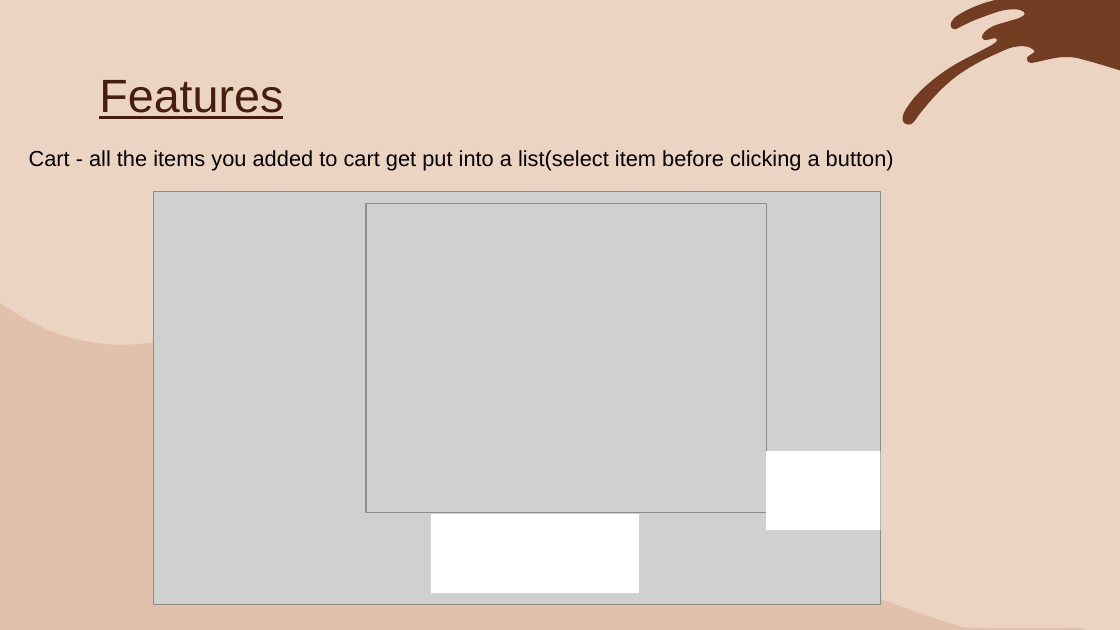
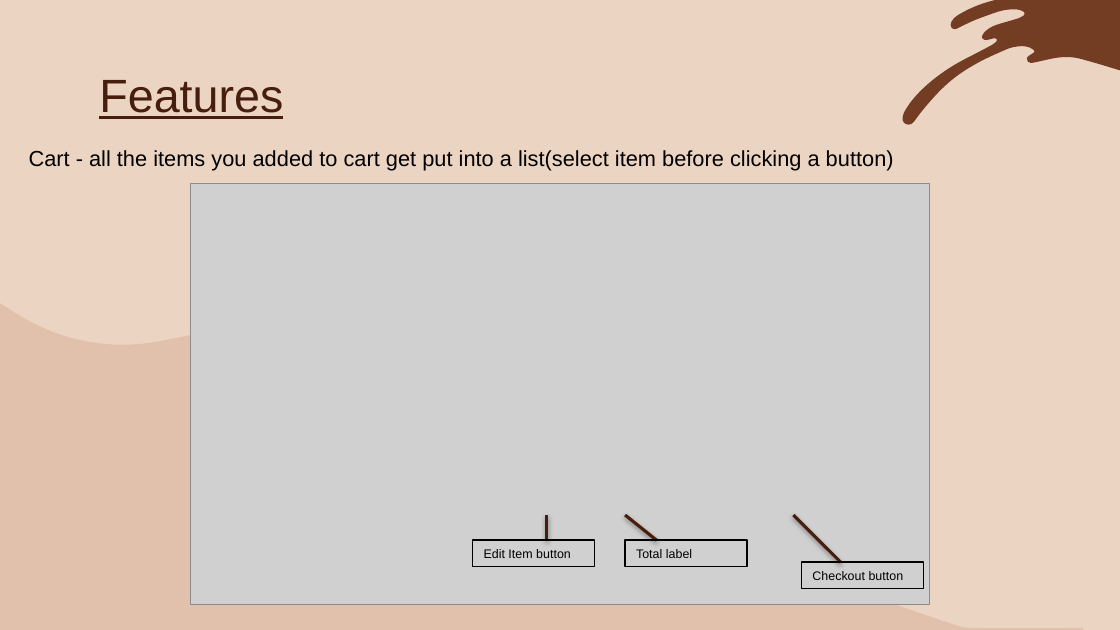
Before and after one commit to audreane20/AppDevProject, a slide deck: slide 14 of PowerPointAppDev.pptx. Drawn at 1120x630 pixels with LibreOffice and Linux fonts; fonts in the diff are those of the drawing; grey boxes stand for pictures. Boxes give left, top, right and bottom in pixels: in the first picture for what was removed or moved away, otherwise in the second. Text is boxed around its words. In the diff, an @@ line names an element or a change of style, - is before the commit and + after.

```diff
--- a/PowerPointAppDev.pptx
+++ b/PowerPointAppDev.pptx
@@ picture: place and size @@
-picture at bbox=[153, 192, 880, 605]
+picture at bbox=[190, 184, 930, 605]
@@ picture removed at bbox=[366, 204, 766, 513] @@
@@ rectangle removed at bbox=[766, 451, 880, 530] @@
@@ rectangle removed at bbox=[431, 514, 640, 592] @@
@@ line added from (547, 515) to (547, 540), #471E0D 2 pt @@
@@ line added from (625, 515) to (656, 540), #471E0D 2 pt @@
@@ line added from (793, 515) to (841, 562), #471E0D 2 pt @@
@@ rectangle added at bbox=[473, 540, 595, 567], outline #000000 1 pt, 8 pt, text #000000 @@
+Edit Item button
@@ rectangle added at bbox=[625, 540, 747, 567], outline #000000 1 pt, 8 pt, text #000000 @@
+Total label
@@ rectangle added at bbox=[802, 562, 924, 589], outline #000000 1 pt, 8 pt, text #000000 @@
+Checkout button
```
Also in this commit, not shown: 3 other slides changed, 1 slide removed, 2 other files.
